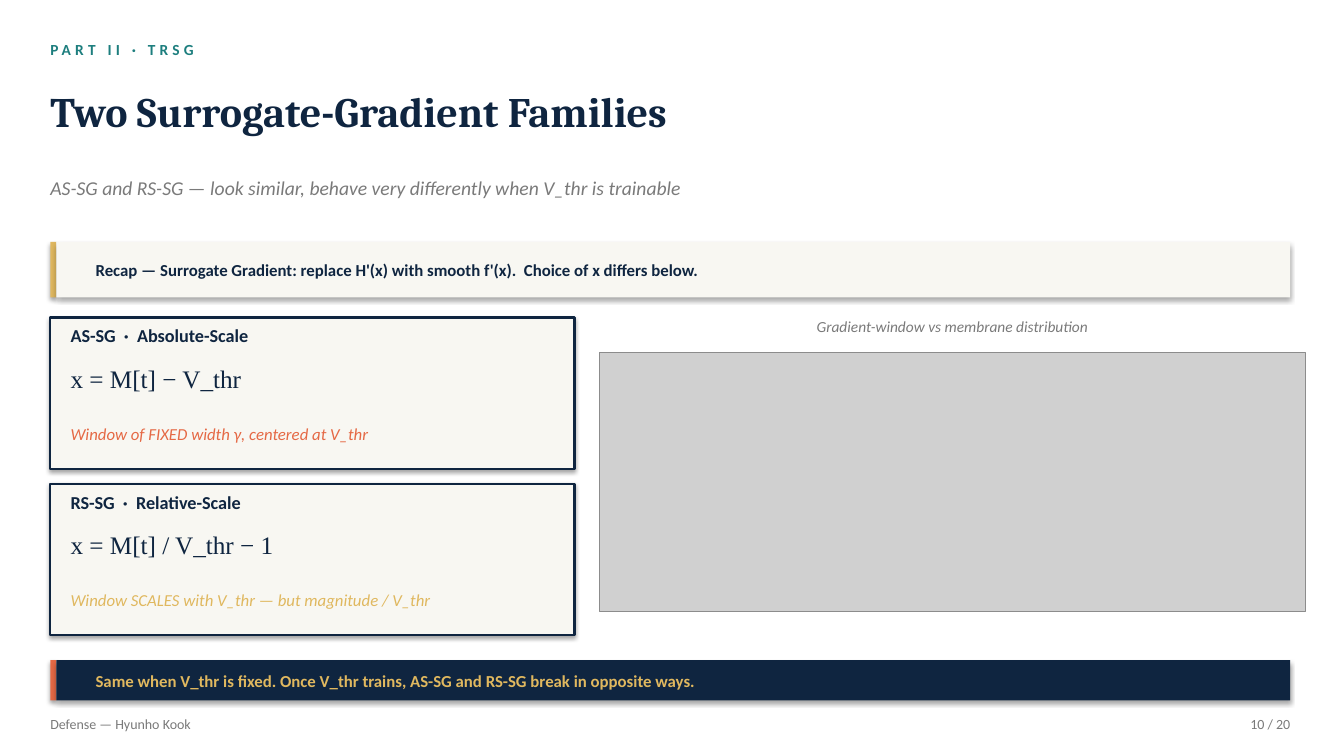
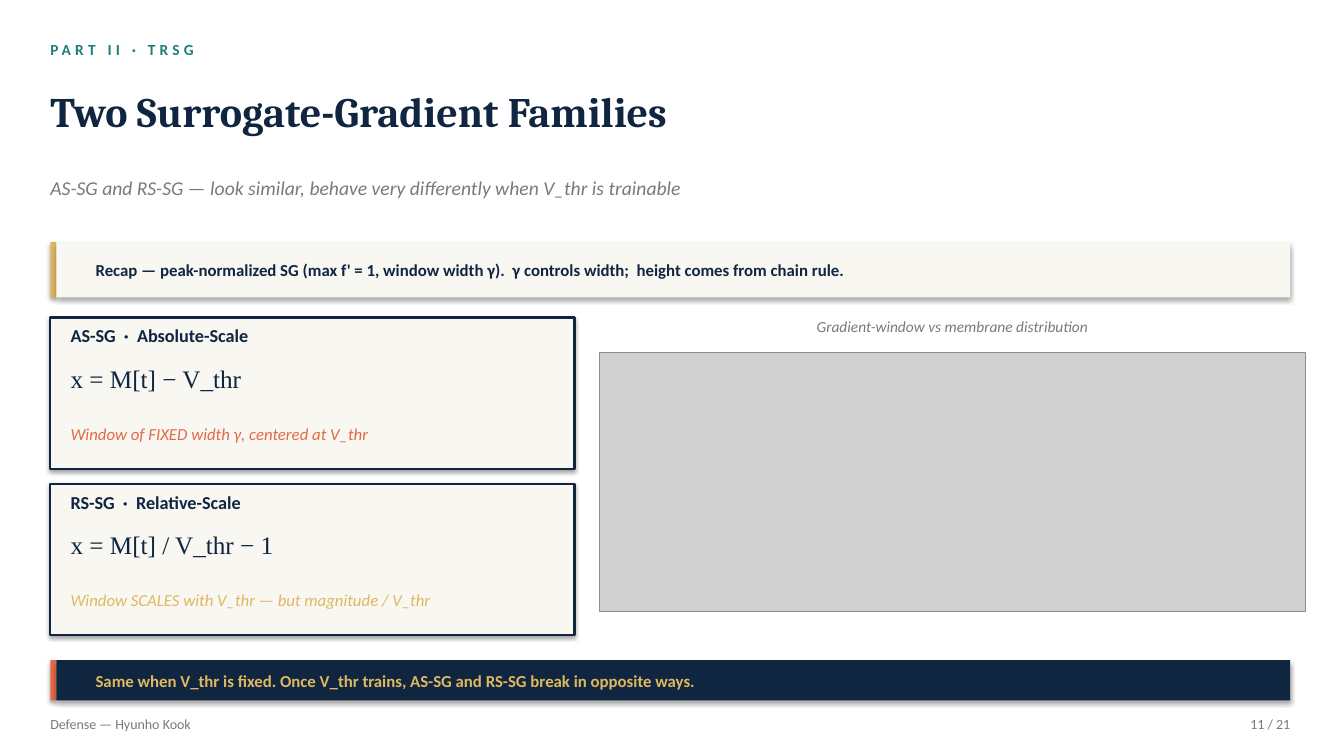
Before and after one commit to kookhh0827/POSTECH_thesis_template_latex, a slide deck: slide 11 of Hyunho_Kook_Master_Defense.pptx (slide 10 before the commit). Drawn at 1344x756 pixels with LibreOffice and Linux fonts; fonts in the diff are those of the drawing; grey boxes stand for pictures. Boxes give left, top, right and bottom in pixels: in the first picture for what was removed or moved away, otherwise in the second. Text is boxed around its words. In the diff, an @@ line names an element or a change of style, - is before the commit and + after.

```diff
--- a/Hyunho_Kook_Master_Defense.pptx
+++ b/Hyunho_Kook_Master_Defense.pptx
@@ text at (96, 263, 844, 279): text changed @@
-Recap — Surrogate Gradient: replace H'(x) with smooth f'(x). Choice of x differs below.
+Recap — peak-normalized SG (max f' = 1, window width γ). γ controls width; height comes from chain rule.
@@ text at (1250, 720, 1290, 729): text changed @@
-10 / 20
+11 / 21
```
Also in this commit, not shown: 18 other slides changed, 1 slide added, 2 other files.
